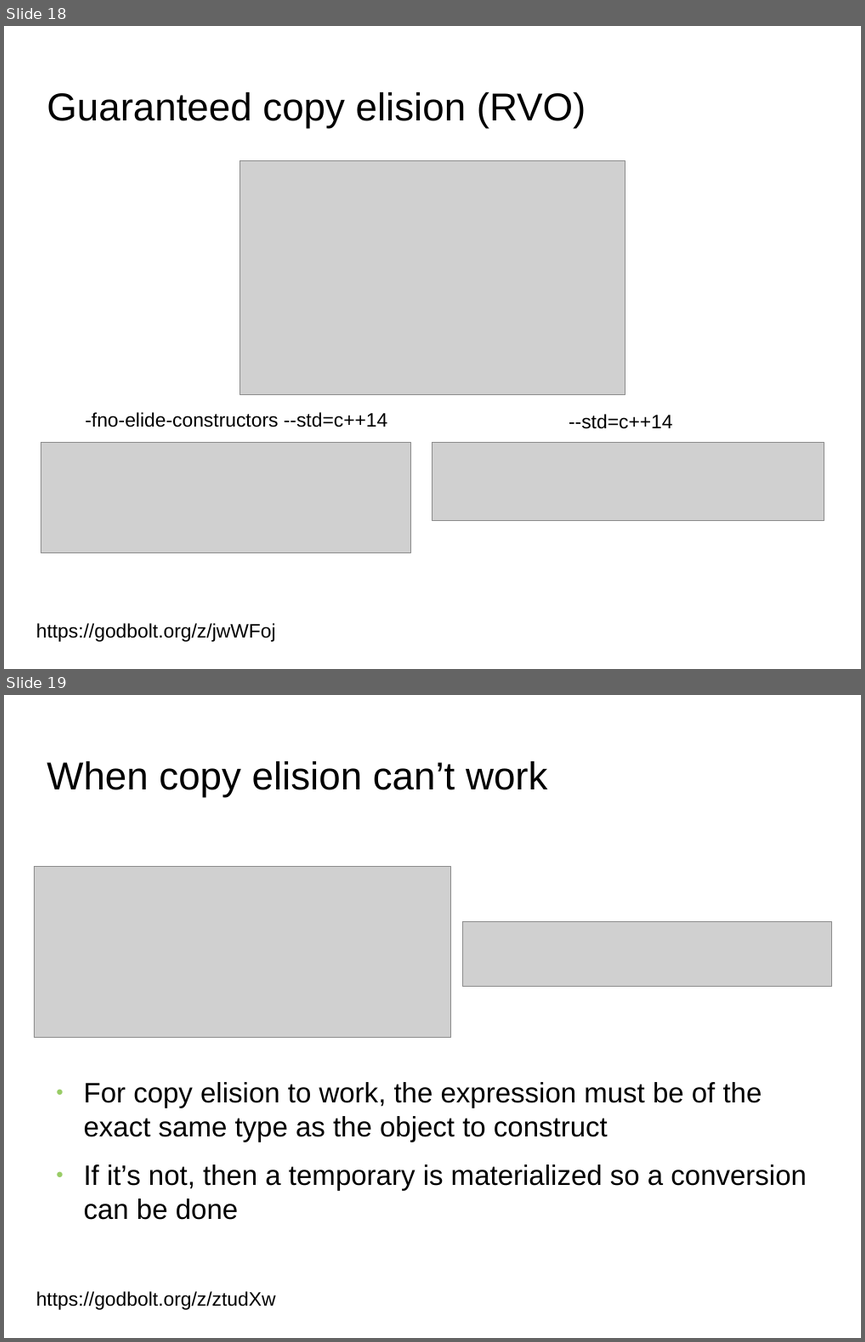
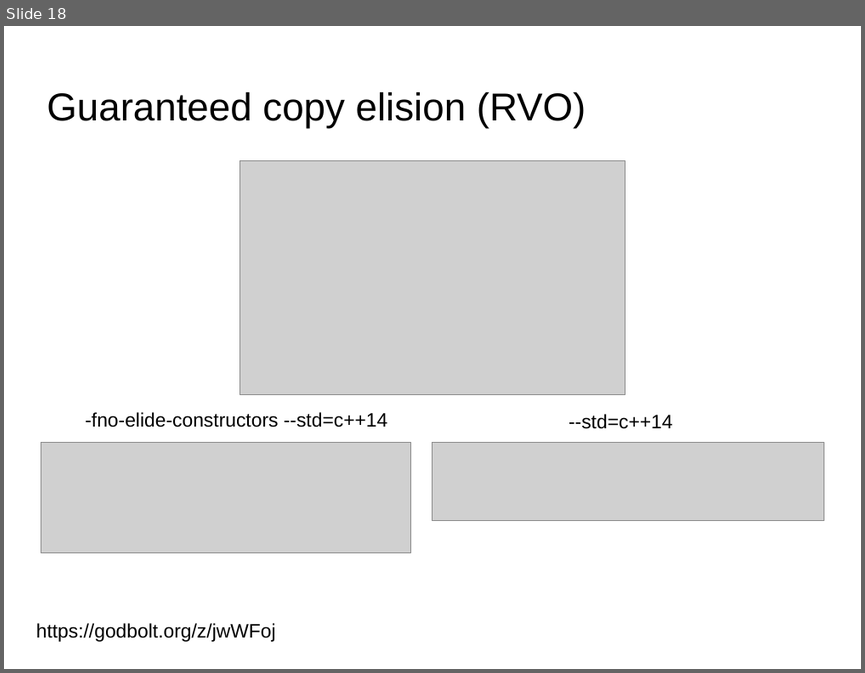
Before and after one commit to FranckRJ/CPP-trainings, a slide deck: traning-move.pt1.odp. Shown one above the other, each under a label of ours: slides 18 and 19 before the commit, slide 18 after it. The pictures are 865x1342 and 865x673 pixels, drawn with LibreOffice and Linux fonts; fonts in the diff are those of the drawing; grey boxes stand for pictures; background and template pictures are left out. Boxes give left, top, right and bottom in pixels: in the first picture for what was removed or moved away, otherwise in the second. Text is boxed around its words. In the diff, an @@ line names an element or a change of style, - is before the commit and + after.

Commit message:
Correction de fautes + suppression de l'exemple avec du slicing.
L'exemple avec le slicing est inutile en vrai, il montre rien d'intéressant car le constructeur prend en paramètre une référence.

```diff
--- a/traning-move.pt1.odp
+++ b/traning-move.pt1.odp
@@ slide 19 removed at [4, 695, 861, 1338], background picture (left out) @@
@@ title removed at [46, 761, 548, 798] @@
-When copy elision can’t work
@@ picture removed at [35, 866, 450, 1037] @@
@@ picture removed at [464, 921, 832, 986] @@
@@ text removed at [84, 1082, 806, 1219] @@
-● For copy elision to work, the expression must be of the exact same type as the object to construct
-● If it’s not, then a temporary is materialized so a conversion can be done
@@ text removed at [36, 1291, 276, 1310] @@
-https://godbolt.org/z/ztudXw
```
Also in this commit, not shown: 3 slides changed, 1 other file.
